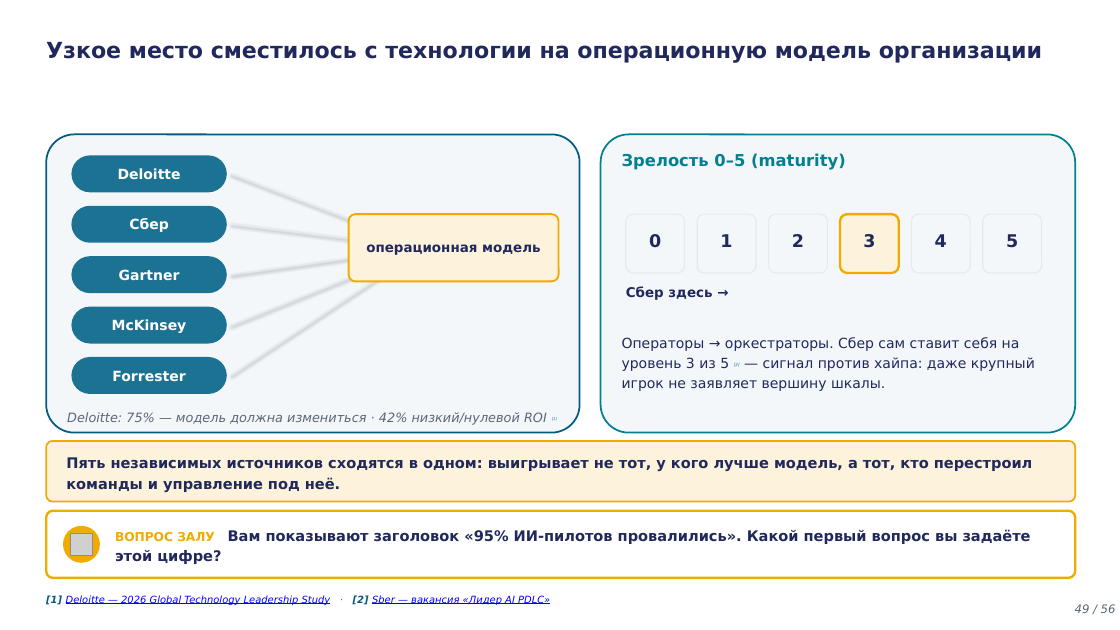
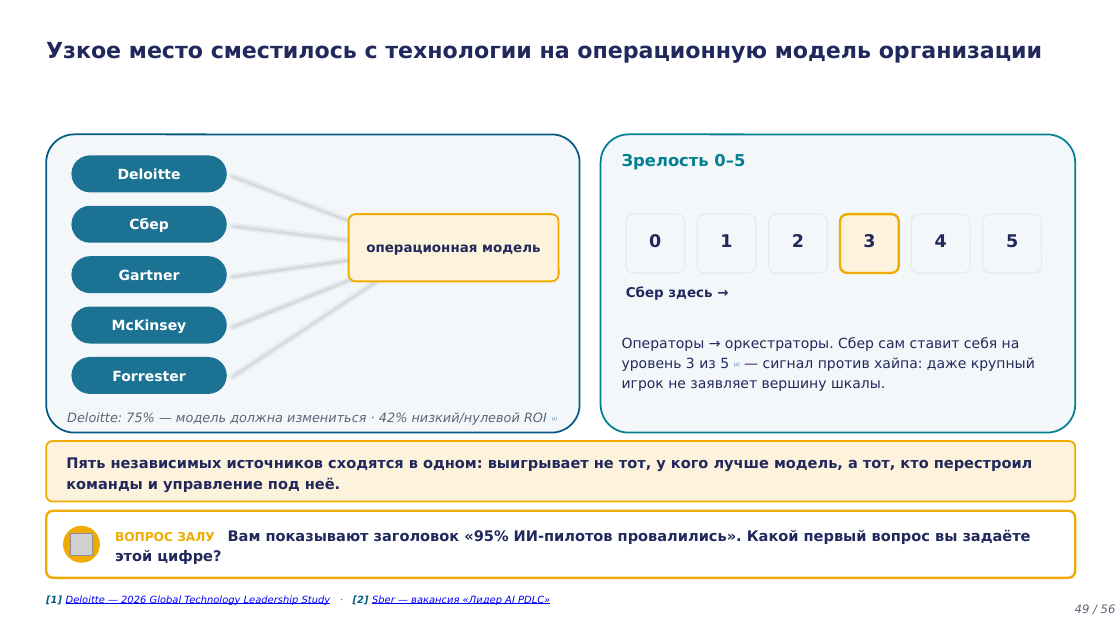
Before and after one commit to tellina-study/AI-usage-lessons, a slide deck: slide 49 of library/lectures/lec-05/rendered/lec-05.pptx. Drawn at 1120x630 pixels with LibreOffice and Linux fonts; fonts in the diff are those of the drawing; grey boxes stand for pictures. Boxes give left, top, right and bottom in pixels: in the first picture for what was removed or moved away, otherwise in the second. Text is boxed around its words. In the diff, an @@ line names an element or a change of style, - is before the commit and + after.

```diff
--- a/library/lectures/lec-05/rendered/lec-05.pptx
+++ b/library/lectures/lec-05/rendered/lec-05.pptx
@@ text at (x1=622, y1=154, x2=745, y2=170): text changed @@
-Зрелость 0–5 (maturity)
+Зрелость 0–5
```
Also in this commit, not shown: 1 other slide changed, 4 other files.
